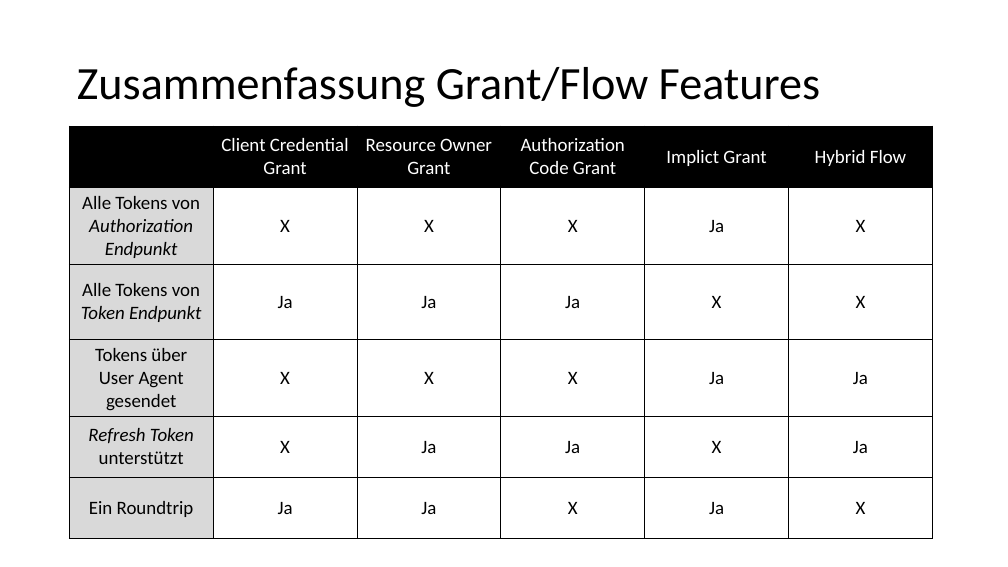
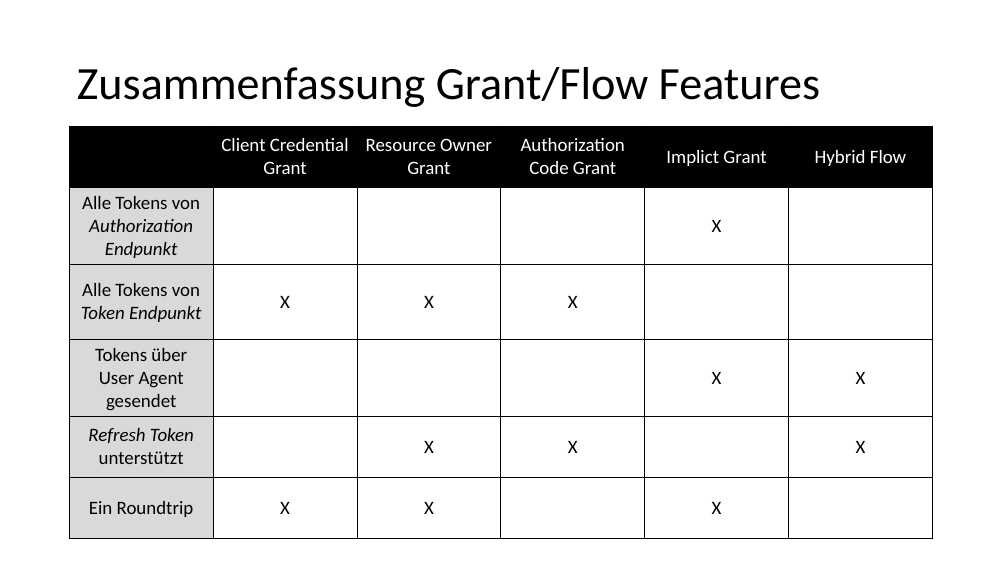
Before and after one commit to danielwagn3r/openid-workshop, a slide deck: slide 43 of OpenID & OAuth.pptx (slide 40 before the commit). Drawn at 1008x567 pixels with LibreOffice and Linux fonts; fonts in the diff are those of the drawing. Boxes give left, top, right and bottom in pixels: in the first picture for what was removed or moved away, otherwise in the second. Text is boxed around its words. In the diff, an @@ line names an element or a change of style, - is before the commit and + after.

Commit message:
Final slide changes

```diff
--- a/OpenID & OAuth.pptx
+++ b/OpenID & OAuth.pptx
@@ table at [70, 126, 932, 537] @@
-row 2: Alle Tokens von Authorization Endpunkt | X | X | X | Ja | X
+row 2: Alle Tokens von Authorization Endpunkt |  |  |  | X | 
-row 3: Alle Tokens von Token Endpunkt | Ja | Ja | Ja | X | X
+row 3: Alle Tokens von Token Endpunkt | X | X | X |  | 
-row 4: Tokens über User Agent gesendet | X | X | X | Ja | Ja
+row 4: Tokens über User Agent gesendet |  |  |  | X | X
-row 5: Refresh Token unterstützt | X | Ja | Ja | X | Ja
+row 5: Refresh Token unterstützt |  | X | X |  | X
-row 6: Ein Roundtrip | Ja | Ja | X | Ja | X
+row 6: Ein Roundtrip | X | X |  | X | 
```
Also in this commit, not shown: 13 other slides changed, 5 slides added, 1 slide removed.
